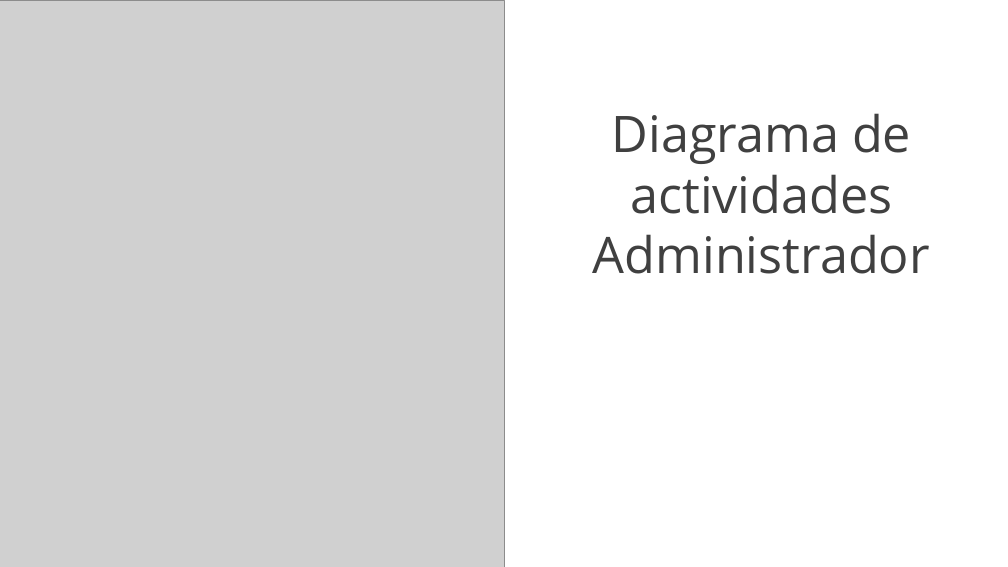
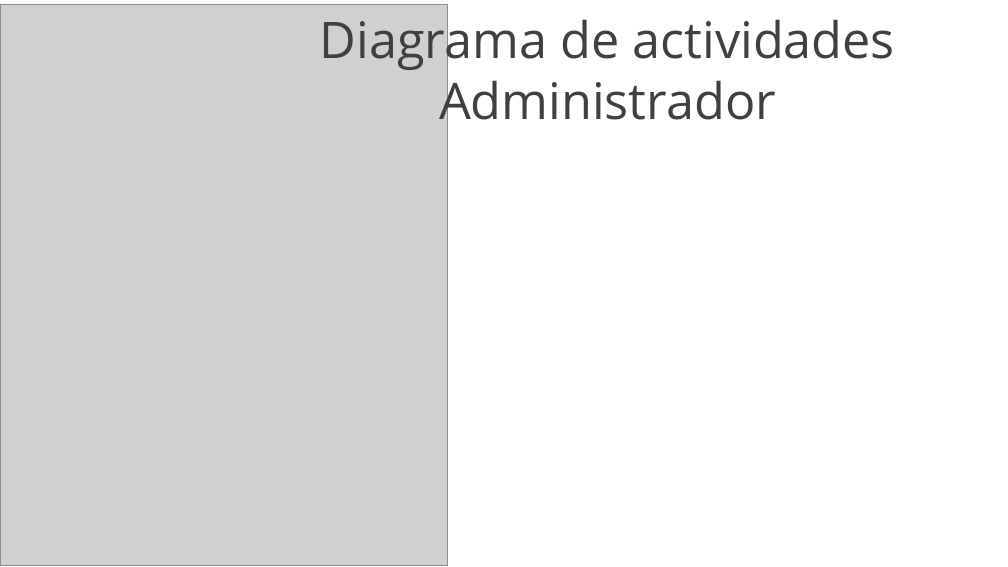
Before and after one commit to yeseniaquejada/SERVICE_MARKET, a slide deck: slide 22 of PROYECTO FORMATIVO.pptx (slide 24 before the commit). Drawn at 1008x567 pixels with LibreOffice and Linux fonts; fonts in the diff are those of the drawing; grey boxes stand for pictures; background and template pictures are left out. Boxes give left, top, right and bottom in pixels: in the first picture for what was removed or moved away, otherwise in the second. Text is boxed around its words. In the diff, an @@ line names an element or a change of style, - is before the commit and + after.

```diff
--- a/PROYECTO FORMATIVO.pptx
+++ b/PROYECTO FORMATIVO.pptx
@@ picture: place and size @@
-picture at <box>0,0,504,567</box>
+picture at <box>0,5,448,566</box>
@@ text "Diagrama de actividades" rewrapped from <box>593,113,930,274</box> to <box>320,11,895,132</box> @@
```
Also in this commit, not shown: 6 other slides changed, 2 slides removed, 31 other files.
